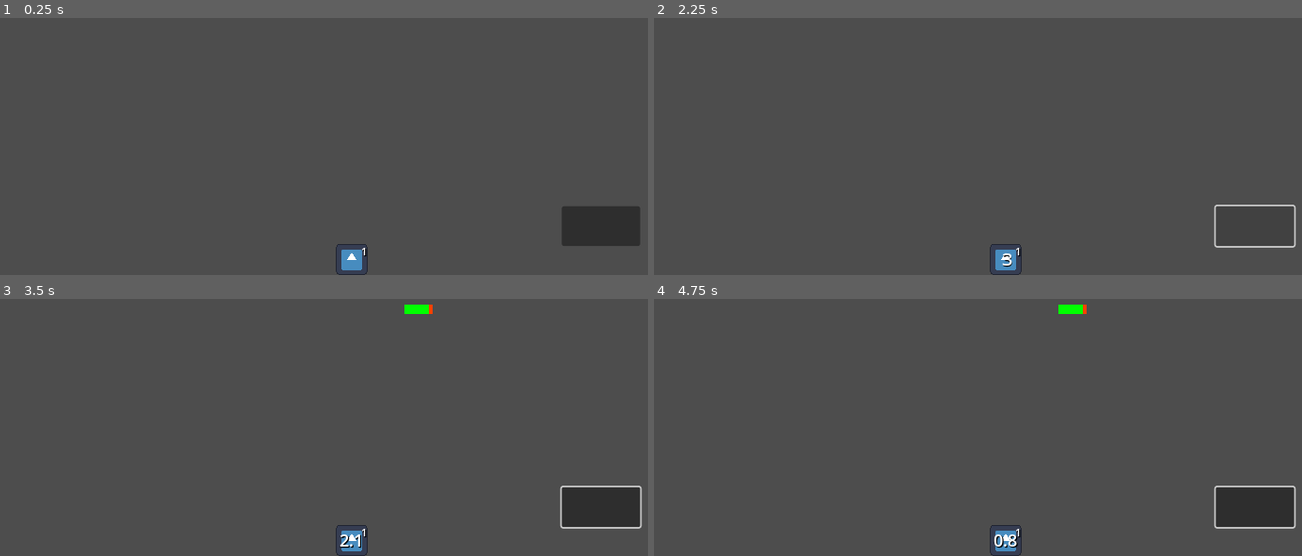
Above: before the commit, frames 1-4 (two rows, left to right).
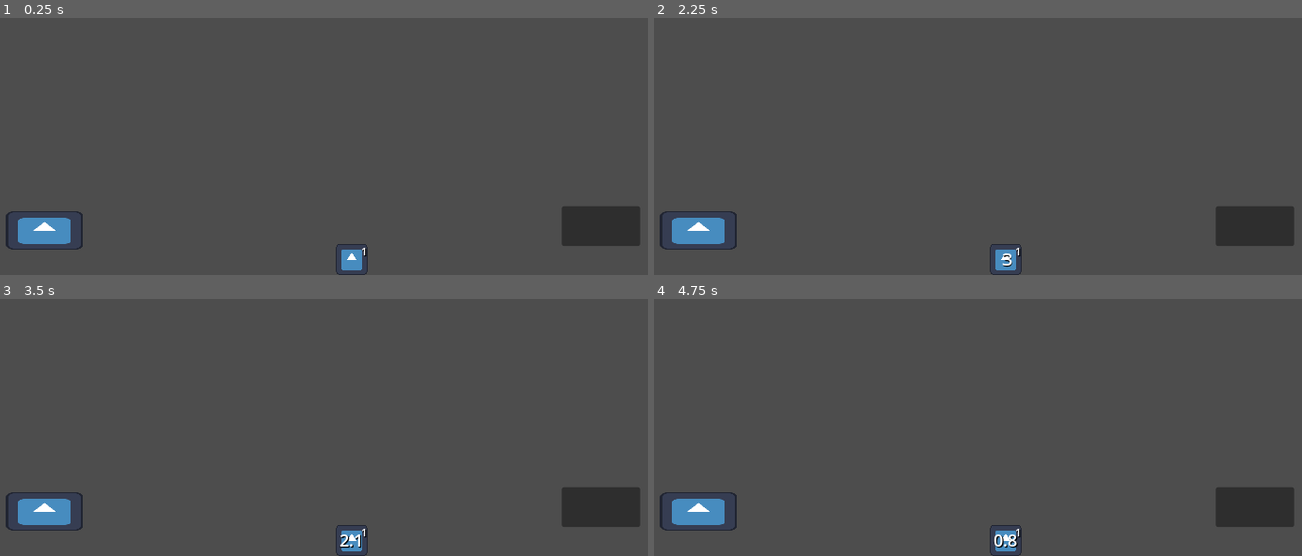
Above: after the commit, the same moments.

Repository: lestercantor/ActionRoguelite
Game: Godot game, scene res://test_world.tscn
Same seed, same stepped clock (60 frames per second), same inputs: the game is played once before the commit and once after it. The engine's default icon, where the game draws it, is replaced by a stand-in: a white triangle on a blue panel in a dark square.
Inputs (mouse positions are in pixels of both pictures, inside the frame that each line leads up to; where the layout moved, square brackets give the same spot in the first picture):
- Up to frame 1 (0.25 s): no input
- Up to frame 2 (2.25 s): click "1" at 0.5 s; click (1256, 226) at 1.25 s; click (699, 231) [1256, 226] at 2 s
- Up to frame 3 (3.5 s): move the mouse to (518, 324) at 2.77 s; hold Right (ui_right) from 2.78 s (still down); hold K (add_damage) from 2.78 s (still down)
- Up to frame 4 (4.75 s): move the mouse to (854, 365) at 3.52 s; release Right (ui_right) at 3.53 s; release K (add_damage) at 3.53 s; hold Down (ui_down) 3.53-4.28 s; tap K (add_damage) at 3.6, 4.55 s; tap Enter at 4.25 s; move the mouse to (outside the picture) at 4.27 s; hold Right (ui_right) from 4.28 s (still down); hold Space (dash) from 4.28 s (still down)

The runs differ from the first frame. In frame 1, 1.0% of the frame differs, in the area x 0-13%, y 75-91%; in frame 2, 1.3%; in frame 3, 1.5%, in the area x 0-100%, y 2-91%; in frame 4, 1.5%.
Error in both runs: Invalid call. Nonexistent function 'apply_upgrade' in base 'Nil'. (res://Entity/Enemies/Enemy.gd:23)

Commit message:
added upgrades as button

Diff:
--- a/Entity/Player/player.gd
+++ b/Entity/Player/player.gd
@@ -17,6 +17,7 @@
 func _ready() -> void:
 	super()
 	GlobalSignal.change_ability.connect(test_change)
+	GlobalSignal.upgrade_stat.connect(add_stat)
 
 func _process(_delta: float) -> void:
 	pass
@@ -41,7 +42,7 @@
 		print("damage multiplier: ", stats.damage_multiplier)
 		print("damage additions: ", stats.damage_addition)
 		print("crit chance: ", stats.crit_chance)
-		print("spell multiplier: ", stats.spell_multiplier)
+		print("spell additions: ", stats.spell_addition)
 
 	if event.is_action_pressed("dash"):
 		entity_movement.dash(5, entity_movement_input.movement_input, stats.movement_stats.max_speed)
@@ -49,3 +50,6 @@
 
 func test_change(new_ability: Ability) -> void:
 	ability1 = new_ability
+
+func add_stat(upgrade: BaseUpgrade) -> void:
+	upgrade.apply_upgrade(self.stats)
--- a/Entity/entity.gd
+++ b/Entity/entity.gd
@@ -17,3 +17,4 @@
 	# Subtract health with the damage that was dealt
 	stats.health -= received_attack.damage
 	hurtbox_component.start_invincibility(1)
+	print(received_attack.damage)
--- a/Singletons/GlobalSignal.gd
+++ b/Singletons/GlobalSignal.gd
@@ -1,3 +1,4 @@
 extends Node
 
 signal change_ability(new_ability: Ability)
+signal upgrade_stat(stat: BaseUpgrade)
--- a/UI/Ability_Swap_TEST.gd
+++ b/UI/Ability_Swap_TEST.gd
@@ -23,5 +23,5 @@
 func _on_pressed() -> void:
 	var rand_ability_name: String = (abilities[randi() % abilities.size()]).capitalize()
 	var rand_ability = load("res://Weapons/Projectiles/" + rand_ability_name + "/" + rand_ability_name + ".gd")
-
+	print(rand_ability_name)
 	GlobalSignal.change_ability.emit(rand_ability.new())
--- a/Upgrades/AdditiveDamageUpgrade.gd
+++ b/Upgrades/AdditiveDamageUpgrade.gd
@@ -3,5 +3,5 @@
 
 @export var increase: float = 10.0
 
-func apply_upgrade(stats: StatsComponent):
+func apply_upgrade(stats: StatsComponent) -> void:
 	stats.new_stat("damage_addition", increase, stats.damage_addition)
--- a/Upgrades/BaseUpgrade.gd
+++ b/Upgrades/BaseUpgrade.gd
@@ -3,5 +3,5 @@
 
 @export var upgrade_text: String = ""
 
-func apply_upgrade(stats: StatsComponent):
+func apply_upgrade(stats: StatsComponent) -> void:
 	pass
--- a/Upgrades/CriticalHitUpgrade.gd
+++ b/Upgrades/CriticalHitUpgrade.gd
@@ -7,5 +7,5 @@
 	get:
 		return float(increase_percentage / 100)
 
-func apply_upgrade(stats: StatsComponent):
+func apply_upgrade(stats: StatsComponent) -> void:
 	stats.new_stat("crit_chance", increase, stats.crit_chance)
--- a/Upgrades/Multiplicative_Damage.gd
+++ b/Upgrades/Multiplicative_Damage.gd
@@ -7,5 +7,5 @@
 	get:
 		return float(increase_percentage / 100)
 
-func apply_upgrade(stats: StatsComponent):
+func apply_upgrade(stats: StatsComponent) -> void:
 	stats.new_stat("damage_multiplier", increase, stats.damage_multiplier)
--- a/Upgrades/SpellDamageAdditive.gd
+++ b/Upgrades/SpellDamageAdditive.gd
@@ -3,5 +3,5 @@
 
 @export var increase: float = 10.0
 
-func apply_upgrade(stats: StatsComponent):
+func apply_upgrade(stats: StatsComponent) -> void:
 	stats.new_stat("spell_addition", increase, stats.spell_addition)
--- a/Upgrades/SpellDamageMultiplier.gd
+++ b/Upgrades/SpellDamageMultiplier.gd
@@ -7,5 +7,5 @@
 	get:
 		return float(increase_percentage / 100)
 
-func apply_upgrade(stats: StatsComponent):
+func apply_upgrade(stats: StatsComponent) -> void:
 	stats.new_stat("spell_multiplier", increase, stats.spell_multiplier)
--- /dev/null
+++ b/Upgrades/upgrade_button.gd
@@ -0,0 +1,9 @@
+extends TextureButton
+class_name UpgradeButton
+
+@export var upgrade: BaseUpgrade:
+	set(value):
+		upgrade = value
+
+func _on_pressed() -> void:
+	GlobalSignal.upgrade_stat.emit(upgrade)
--- /dev/null
+++ b/Upgrades/upgrade_button.tscn
@@ -0,0 +1,23 @@
+[gd_scene load_steps=3 format=3 uid="uid://cixatvptbsnb6"]
+
+[ext_resource type="Texture2D" uid="uid://kqvaafi7nawq" path="res://icon.svg" id="1_mhyfg"]
+[ext_resource type="Script" path="res://Upgrades/upgrade_button.gd" id="2_k0mg1"]
+
+[node name="TextureButton" type="TextureButton"]
+anchors_preset = 8
+anchor_left = 0.5
+anchor_top = 0.5
+anchor_right = 0.5
+anchor_bottom = 0.5
+offset_left = -156.0
+offset_top = -82.5
+offset_right = 156.0
+offset_bottom = 82.5
+grow_horizontal = 2
+grow_vertical = 2
+texture_normal = ExtResource("1_mhyfg")
+ignore_texture_size = true
+stretch_mode = 0
+script = ExtResource("2_k0mg1")
+
+[connection signal="pressed" from="." to="." method="_on_pressed"]
--- a/Weapons/Projectiles/Projectile.gd
+++ b/Weapons/Projectiles/Projectile.gd
@@ -10,7 +10,7 @@
 var direction: Vector2
 var decay_timer: float
 var speed: float
-var caster
+var caster: Entity
 var damage: float
 
 func _ready() -> void:
@@ -35,7 +35,7 @@
 
 # new_attack is getting assigned and is then passing it to the hitbox component
 func calc_damage() -> Attack:
-	var new_attack = Attack.new()._damage(damage)
+	var new_attack = Attack._damage(damage)
 	return new_attack
 
 # Set the variables of the projectile when instantiating through the ability class
--- a/test_world.gd
+++ b/test_world.gd
@@ -4,8 +4,3 @@
 	#if event.is_action_pressed("debug_key"):
 		#print("enemy damage additions: ", $Enemy.stats_component.damage_multiplier)
 		#print("enemy2 damage additions: ", $Enemy2.stats_component.damage_multiplier)
-
-#func _ready() -> void:
-	#for i in ProjectSettings.get_global_class_list():
-		#if i["base"] == "Ability":
-			#print(i["class"])
--- a/test_world.tscn
+++ b/test_world.tscn
@@ -12,6 +12,7 @@
 [ext_resource type="PackedScene" uid="uid://bt7lludcdigtd" path="res://Entity/Player/Player.tscn" id="11_u73xa"]
 [ext_resource type="PackedScene" uid="uid://bnnewq2qr1kb0" path="res://Entity/Enemies/Enemy.tscn" id="11_vd7rf"]
 [ext_resource type="Script" path="res://UI/Ability_Swap_TEST.gd" id="12_bs2ci"]
+[ext_resource type="PackedScene" uid="uid://cixatvptbsnb6" path="res://Upgrades/upgrade_button.tscn" id="13_46a1s"]
 
 [sub_resource type="Resource" id="Resource_g8o0k"]
 resource_local_to_scene = true
@@ -121,4 +122,11 @@
 grow_vertical = 2
 script = ExtResource("12_bs2ci")
 
+[node name="TextureButton" parent="." instance=ExtResource("13_46a1s")]
+offset_left = 39.0
+offset_top = 458.0
+offset_right = 137.0
+offset_bottom = 508.0
+upgrade = ExtResource("10_iqmkb")
+
 [connection signal="pressed" from="Control/Button" to="Control/Button" method="_on_pressed"]
Not shown: 1 places in test_world.tscn that only renumber resources
